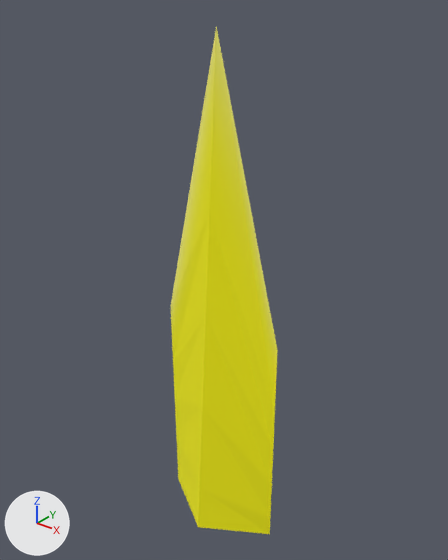
Renders of the Blender file Blender/Weapon/Mantis/mantis.blend from each side of a commit.
Both versions are drawn from a 50 mm camera at (0.236, -0.292, 0.388) aimed at (-0.004, 0.008, 0.202). The lights are fixed; the arrows at lower left show +X, +Y and +Z.

The first picture shows 'Scopion'.
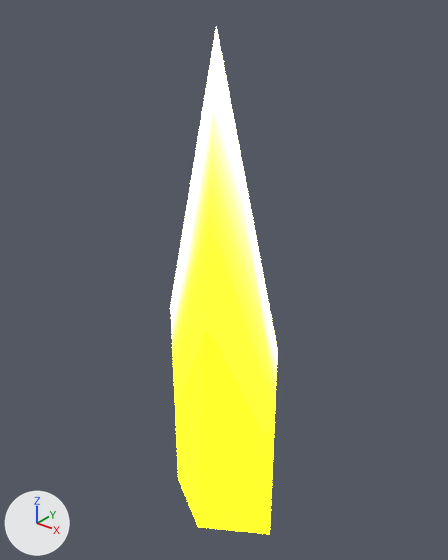
The change, as a list of edits to the scene's bpy script:
```text
Change mat_material:
    add n2 = _N.new('ShaderNodeTexImage'); n2.name = '画像テクスチャ'
    add n2.image = img_scopion_png
    where n1 = _N.new('ShaderNodeBsdfPrincipled'); n1.name = 'Principled BSDF'
    remove n2 = _N.new('ShaderNodeTexImage'); n2.name = '画像テクスチャ'
    remove n2.image = img_scopion_png
    add n1.inputs[28].default_value = 20.0  # 'Emission Strength'
    add n3 = _N.new('ShaderNodeTexImage'); n3.name = '画像テクスチャ.001'
    add n3.image = img_scopion_png
    add _L.new(n3.outputs[0], n1.inputs[27])  # 'Color' to 'Emission Color'
```

Boxes [x1, y1, x2, y2] around the edits, measured in the pictures (448 x 560 px):
'Scopion', surface changed
    both: [170, 26, 278, 534]
